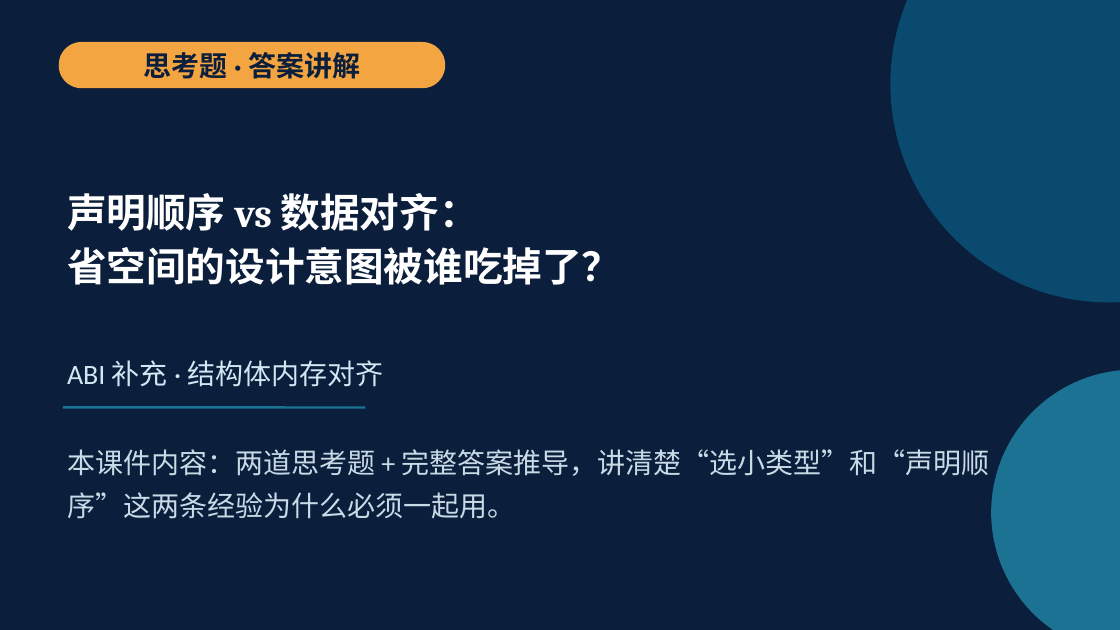
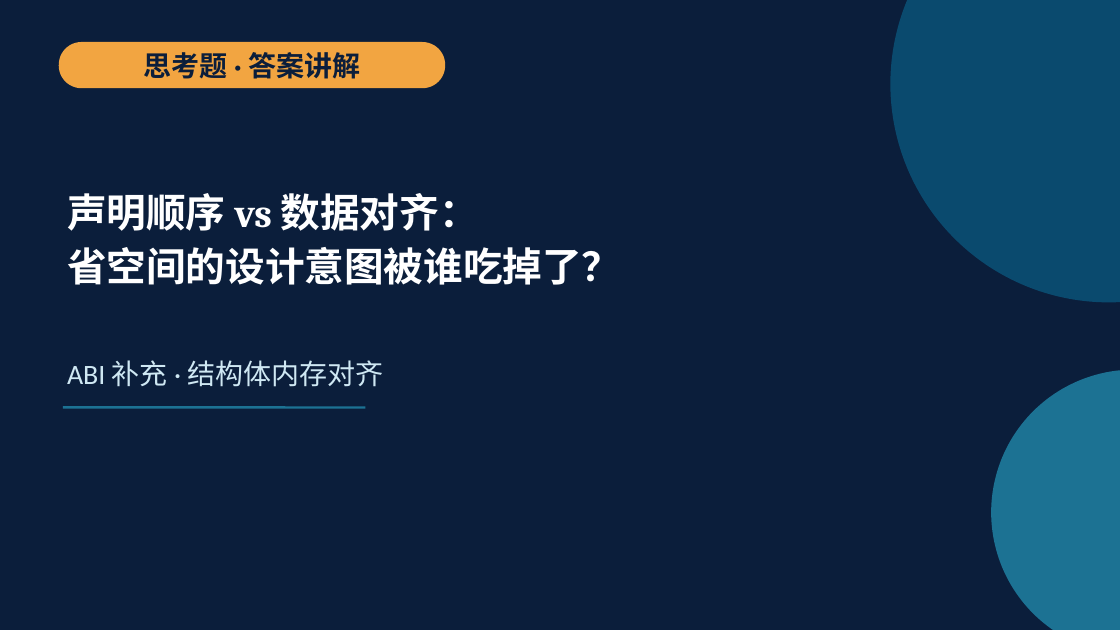
Before and after one commit to cxi218447-byte/miniOS, a slide deck: slide 8 of docs/06/06_abi_registers.pptx. Drawn at 1120x630 pixels with LibreOffice and Linux fonts; fonts in the diff are those of the drawing. Boxes give left, top, right and bottom in pixels: in the first picture for what was removed or moved away, otherwise in the second. Text is boxed around its words. In the diff, an @@ line names an element or a change of style, - is before the commit and + after.

```diff
--- a/docs/06/06_abi_registers.pptx
+++ b/docs/06/06_abi_registers.pptx
@@ text removed at (x1=67, y1=449, x2=990, y2=519) @@
-本课件内容：两道思考题 + 完整答案推导，讲清楚“选小类型”和“声明顺序”这两条经验为什么必须一起用。
```
Also in this commit, not shown: 1 other slide changed, 1 slide added, 18 other files.
